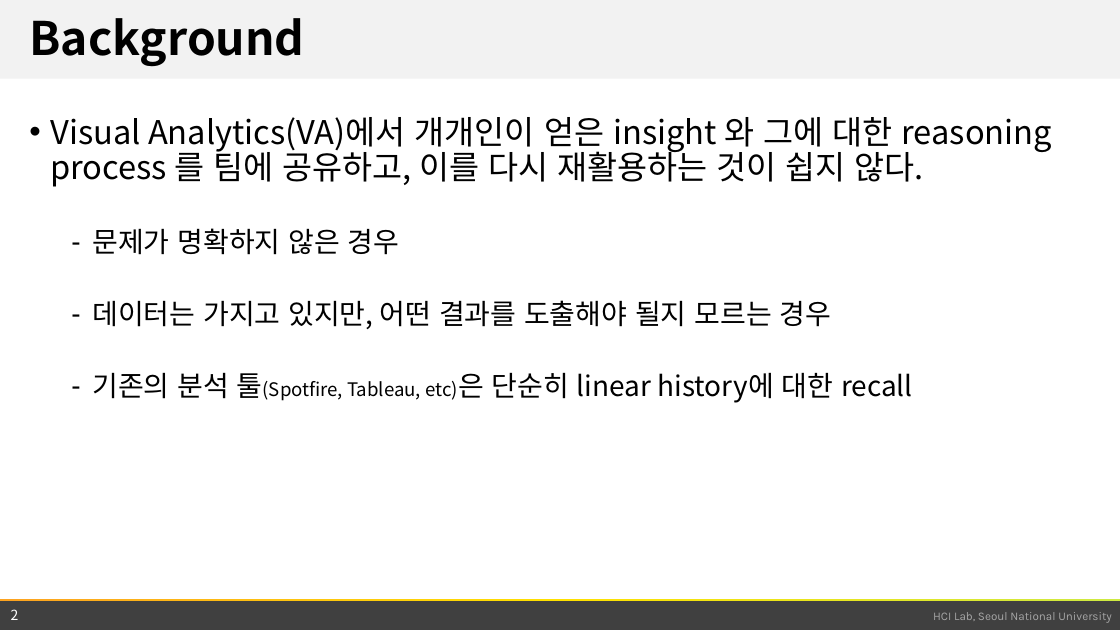
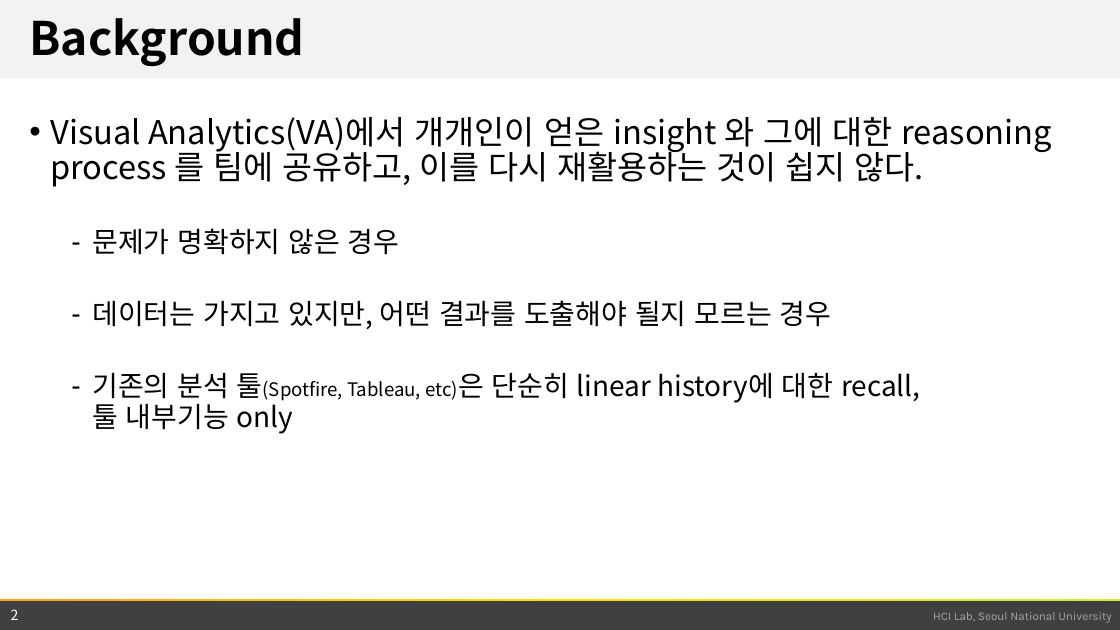
Before and after one commit to snu-infovis-2017/ReVA, a slide deck: slide 2 of term_project.pptx. Drawn at 1120x630 pixels with LibreOffice and Linux fonts; fonts in the diff are those of the drawing; background and template pictures are left out. Boxes give left, top, right and bottom in pixels: in the first picture for what was removed or moved away, otherwise in the second. Text is boxed around its words. In the diff, an @@ line names an element or a change of style, - is before the commit and + after.

```diff
--- a/term_project.pptx
+++ b/term_project.pptx
@@ text at [92,372,920,434]: text changed @@
-  – 기존의 분석 툴(Spotfire, Tableau, etc)은 단순히 linear history에 대한 recall
+  – 기존의 분석 툴(Spotfire, Tableau, etc)은 단순히 linear history에 대한 recall,
+    툴 내부기능 only
```
Also in this commit, not shown: 4 other slides changed, 4 slides added, 7 slides removed.
